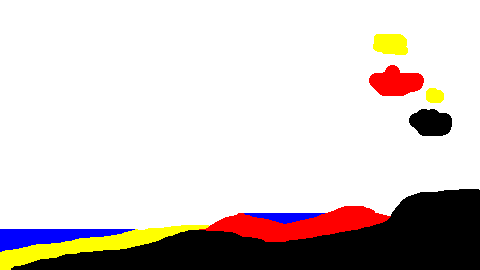
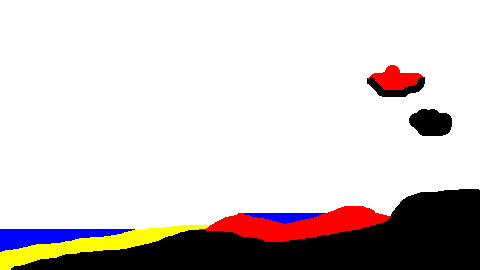
Comparing the layer stacks of the two (480, 270) images. Changes:
painted on "Layer 1" over [367,34,444,103]
